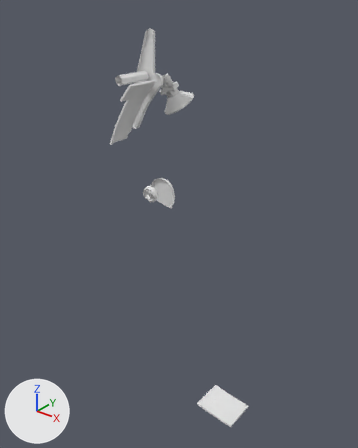
A saved change to the OBJ model DarkChaos-Dev/gameitems/Primitive.LM_L_LPC1_Parts.obj.
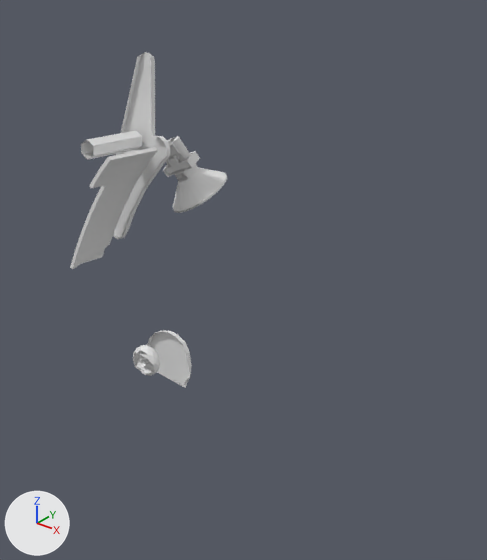
Old and new are each drawn whole from a 50 mm camera at (283.0, -614.0, -395.0) aimed at (-132.0, -96.0, -716.0) and again close up on the part from 20% to 93% of the width and 0% to 67% of the height. The lights are fixed; the arrows at lower left show +X, +Y and +Z. Where no turn or scale is listed for an object, it has been applied to the vertices. Vertices at the same position are counted once.

Objects in the first close-up: 'LM_L_LPC1_Parts'.
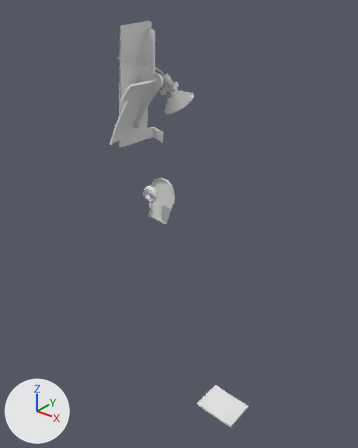
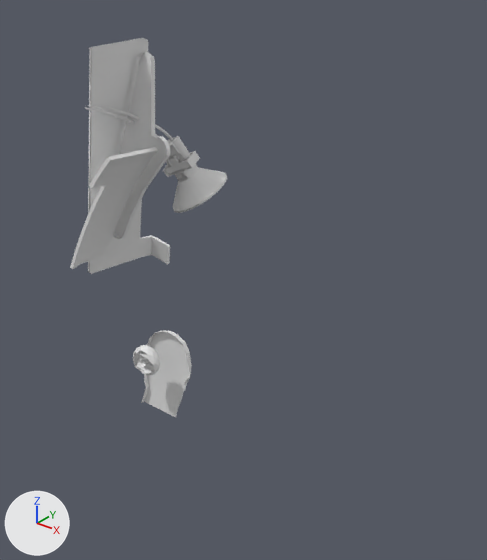
Location of each change, [x1, y1, x2, y2] in pixels of the close-ups (487 x 560 px):
'LM_L_LPC1_Parts', reshaped: before [70, 52, 227, 388]; after [70, 38, 227, 417]
part 1 of me_lm_l_lpc1_parts, added: after [85, 107, 158, 136]
part 2 of me_lm_l_lpc1_parts, added: after [88, 105, 173, 142]
part 3 of me_lm_l_lpc1_parts, added: after [88, 38, 170, 274]
part 4 of me_lm_l_lpc1_parts, deleted: before [81, 131, 142, 159]
part 5 of me_lm_l_lpc1_parts, built on: after [137, 52, 186, 417]

What the commit changed:
me_lm_l_lpc1_parts is used by ob_lm_l_lpc1_parts; location (0.0, 0.0, 0.0).
me_lm_l_lpc1_parts had 1305 vertices, 2194 faces and spanned x -229.0..9.0, y -149.0..-24.0, z -990.0..-448.0.
me_lm_l_lpc1_parts now has 1444 vertices, 2401 faces and spans x -246.0..9.0, y -149.0..-19.0, z -990.0..-439.0.
me_lm_l_lpc1_parts part 1: a new loose piece of 53 vertices spanning x -196.0..-189.0, y -143.0..-64.0, z -518.0..-481.0.
me_lm_l_lpc1_parts part 2: a new loose piece of 48 vertices spanning x -196.0..-180.0, y -143.0..-64.0, z -515.0..-480.0.
me_lm_l_lpc1_parts part 3: a new loose piece of 37 vertices spanning x -246.0..-184.0, y -143.0..-19.0, z -627.0..-439.0.
me_lm_l_lpc1_parts part 4: the loose piece of 12 vertices spanning x -194.0..-182.0, y -149.0..-99.0, z -515.0..-501.0 is deleted.
Part 5, on me_lm_l_lpc1_parts:
2 vertices are removed from x -172.0..-163.0, y -113.0, z -673.0..-669.0.
12 faces are deleted.
17 vertices are added at x -192.0..-149.0, y -112.0..-94.0, z -726.0..-448.0.
34 new faces join them.
